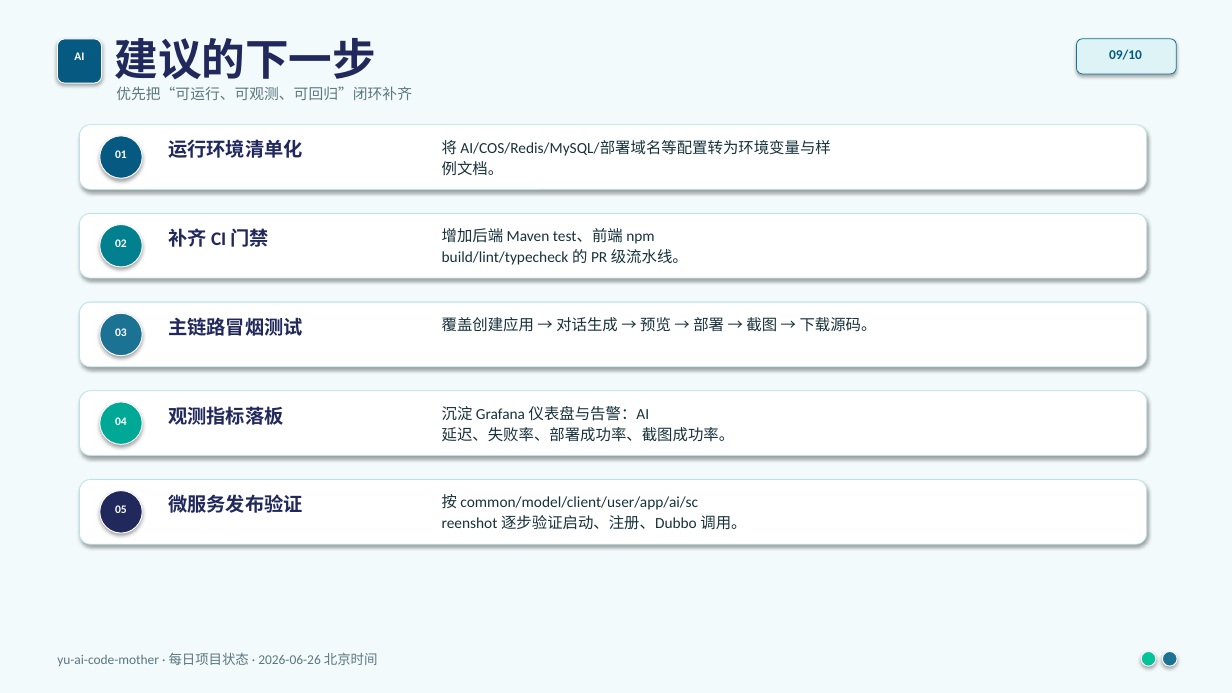
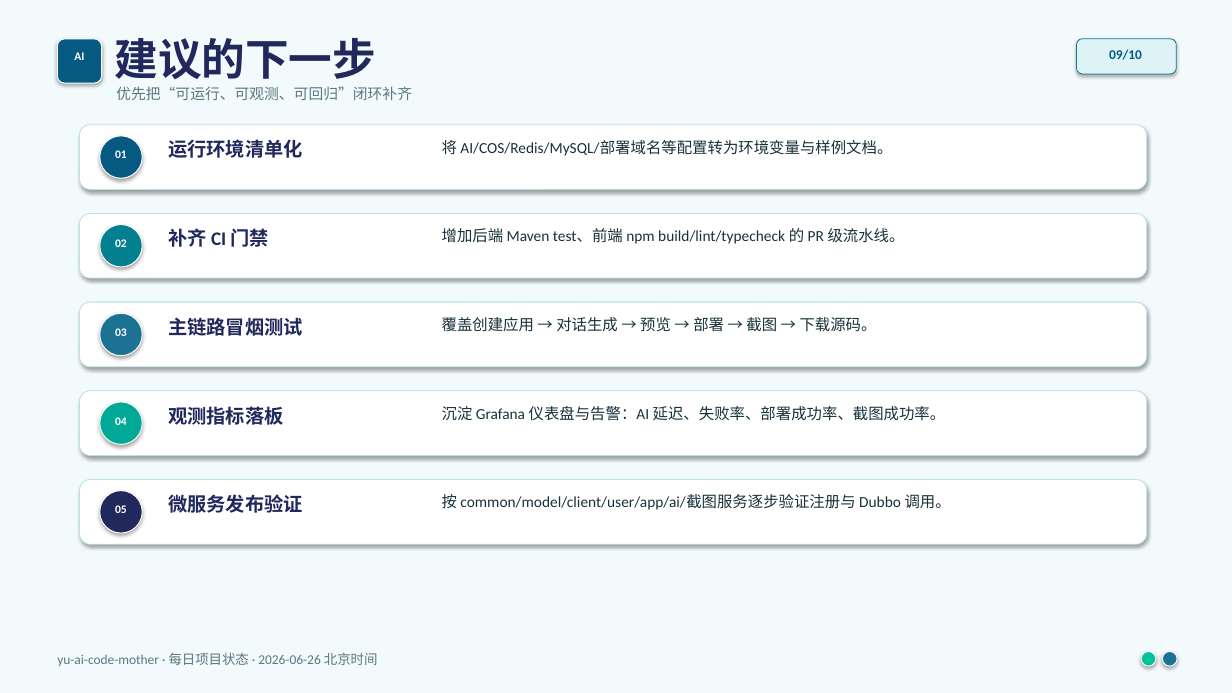
Before and after one commit to liyupi/yu-ai-code-mother, a slide deck: slide 9 of docs/reports/project-status-2026-06-26.pptx. Drawn at 1232x693 pixels with LibreOffice and Linux fonts; fonts in the diff are those of the drawing. Boxes give left, top, right and bottom in pixels: in the first picture for what was removed or moved away, otherwise in the second. Text is boxed around its words. In the diff, an @@ line names an element or a change of style, - is before the commit and + after.

```diff
--- a/docs/reports/project-status-2026-06-26.pptx
+++ b/docs/reports/project-status-2026-06-26.pptx
@@ text at [442, 140, 892, 156]: text changed @@
-将 AI/COS/Redis/MySQL/部署域名等配置转为环境变量与样
-例文档。
+将 AI/COS/Redis/MySQL/部署域名等配置转为环境变量与样例文档。
@@ text at [442, 228, 905, 244]: text changed @@
-增加后端 Maven test、前端 npm
-build/lint/typecheck 的 PR 级流水线。
+增加后端 Maven test、前端 npm build/lint/typecheck 的 PR 级流水线。
@@ text at [442, 406, 946, 421]: text changed @@
-沉淀 Grafana 仪表盘与告警：AI
-延迟、失败率、部署成功率、截图成功率。
+沉淀 Grafana 仪表盘与告警：AI 延迟、失败率、部署成功率、截图成功率。
@@ text at [442, 494, 951, 510]: text changed @@
-按 common/model/client/user/app/ai/sc
-reenshot 逐步验证启动、注册、Dubbo 调用。
+按 common/model/client/user/app/ai/截图服务逐步验证注册与 Dubbo 调用。
```
Also in this commit, not shown: 9 other slides changed.
